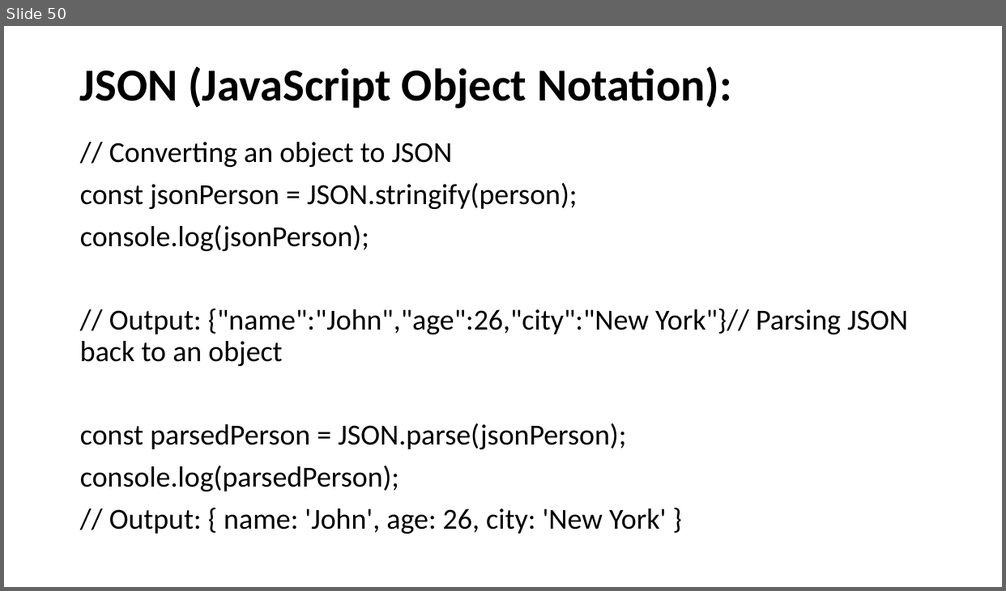
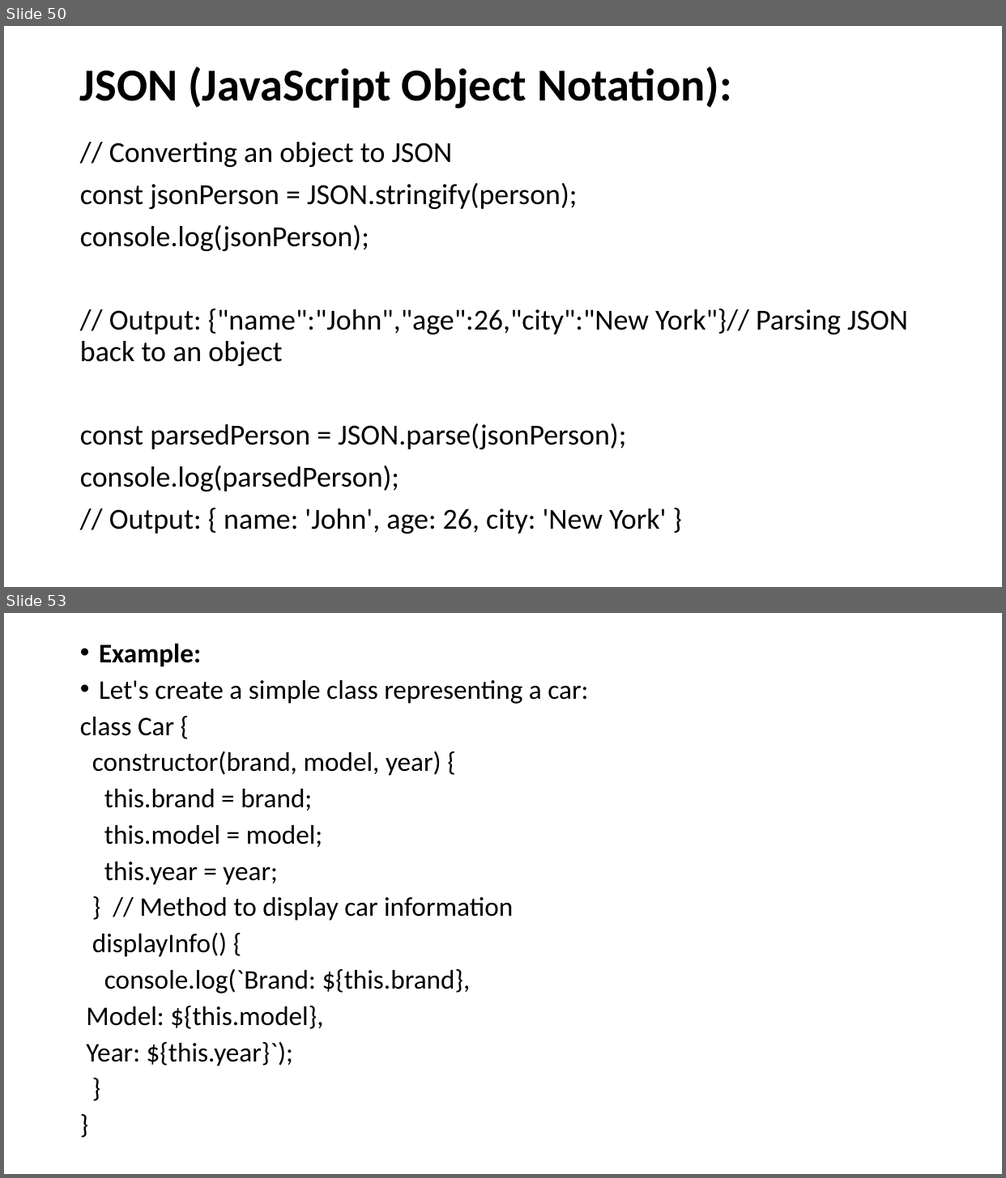
Before and after one commit to SethLK/JavaScript-Wizard-Course-for-Beginners, a slide deck: JavaScript Master Course for Beginners.pptx. Shown one above the other, each under a label of ours: slide 50 before the commit, slides 50 and 53 after it; the slides between them are not shown. The pictures are 1006x591 and 1006x1178 pixels, drawn with LibreOffice and Linux fonts; fonts in the diff are those of the drawing. Boxes give left, top, right and bottom in pixels: in the first picture for what was removed or moved away, otherwise in the second. Text is boxed around its words. In the diff, an @@ line names an element or a change of style, - is before the commit and + after.

```diff
--- a/JavaScript Master Course for Beginners.pptx
+++ b/JavaScript Master Course for Beginners.pptx
@@ slide 53 added at [4,613,1002,1174], background #FFFFFF @@
@@ text added at [80,643,588,1067], 25.9 pt, text #000000 @@
+• Example:
+• Let's create a simple class representing a car:
+class Car {
+constructor(brand, model, year) {
+this.brand = brand;
+this.model = model;
+this.year = year;
+} // Method to display car information
+displayInfo() {
+console.log(`Brand: ${this.brand},
+Model: ${this.model},
+Year: ${this.year}`);
+}
+}
```
Also in this commit, not shown: 7 other slides added.
